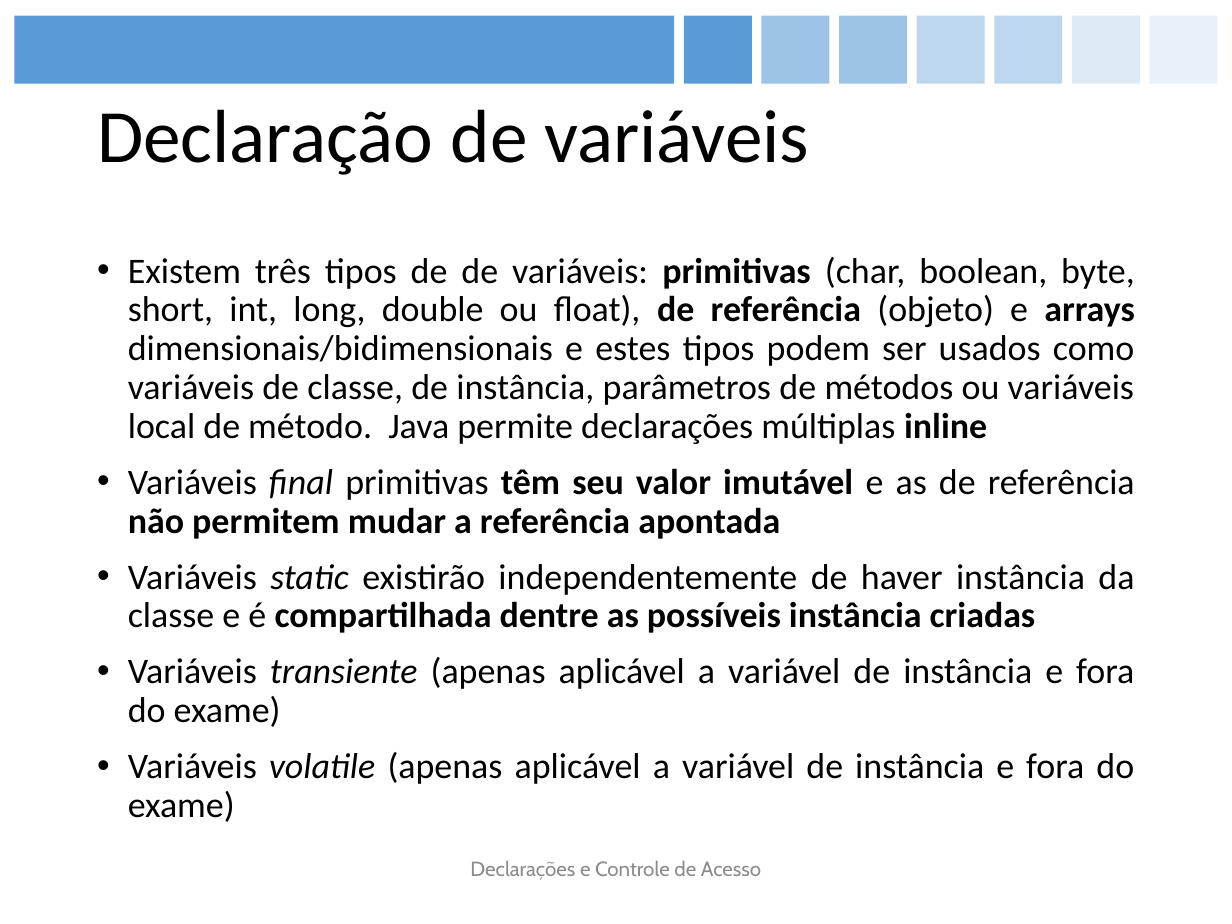
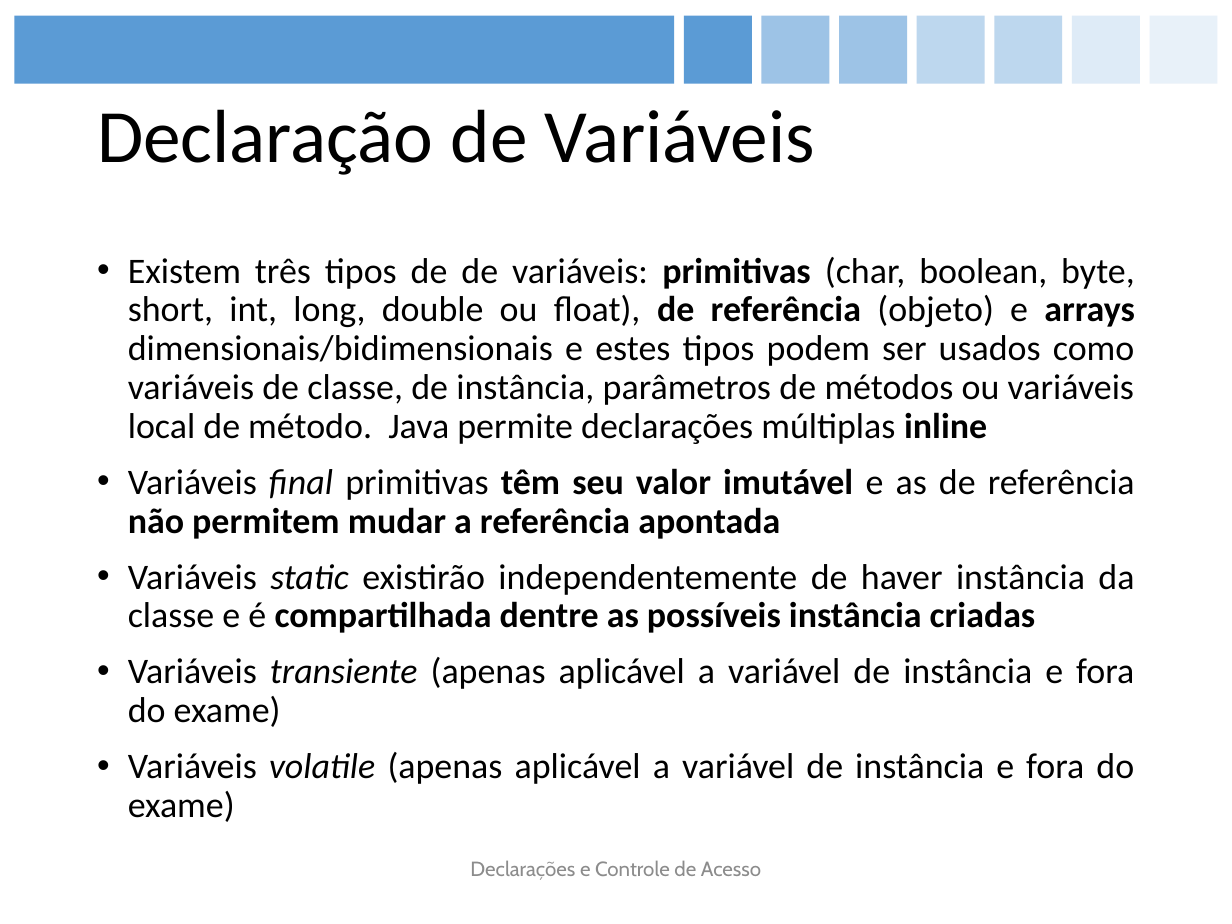
Before and after one commit to figueiredojrr/treinamentoJavaSeOcaAgosto, a slide deck: slide 26 of TreinamentoJavaSeOca/documentos/apresentação/OCA.pptx. Drawn at 1232x924 pixels with LibreOffice and Linux fonts; fonts in the diff are those of the drawing. Boxes give left, top, right and bottom in pixels: in the first picture for what was removed or moved away, otherwise in the second. Text is boxed around its words. In the diff, an @@ line names an element or a change of style, - is before the commit and + after.

```diff
--- a/TreinamentoJavaSeOca/documentos/apresentação/OCA.pptx
+++ b/TreinamentoJavaSeOca/documentos/apresentação/OCA.pptx
@@ title at [97,109,815,175]: text changed @@
-Declaração de variáveis
+Declaração de Variáveis
```
Also in this commit, not shown: 4 other slides changed, 4 slides added.
